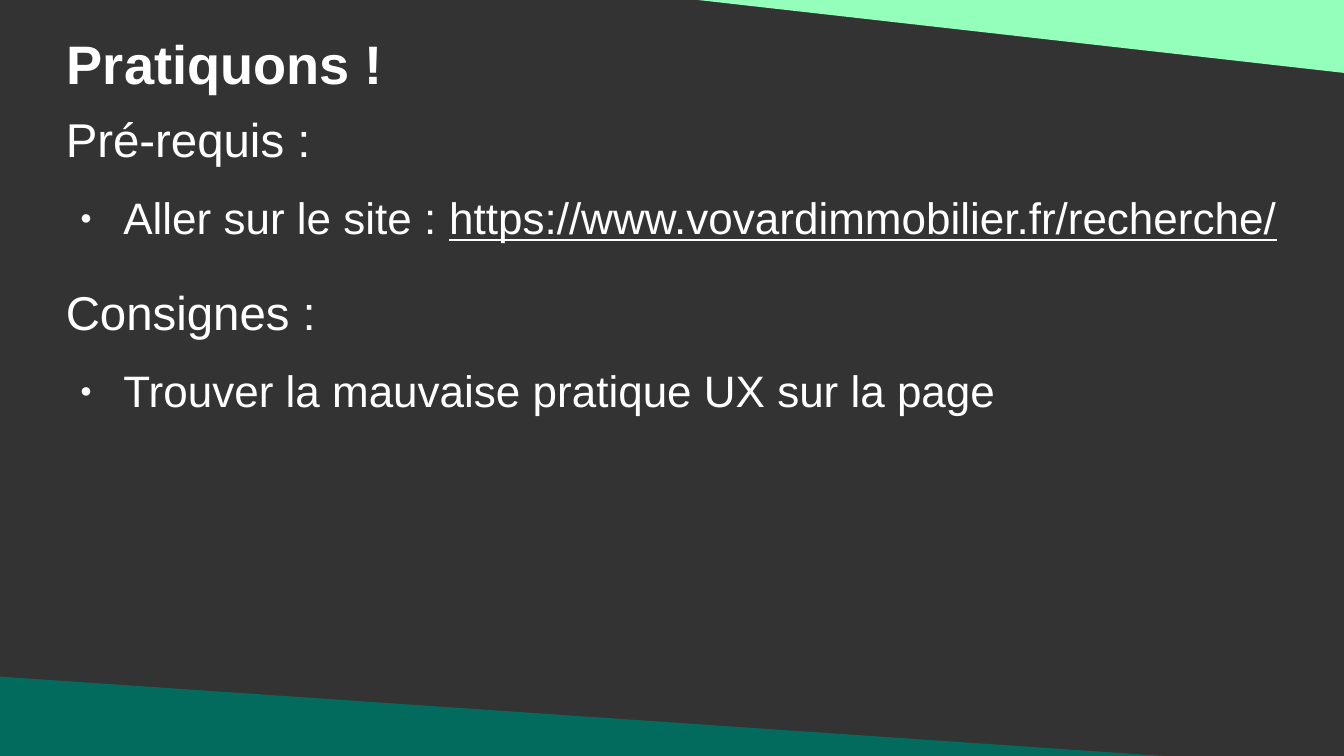
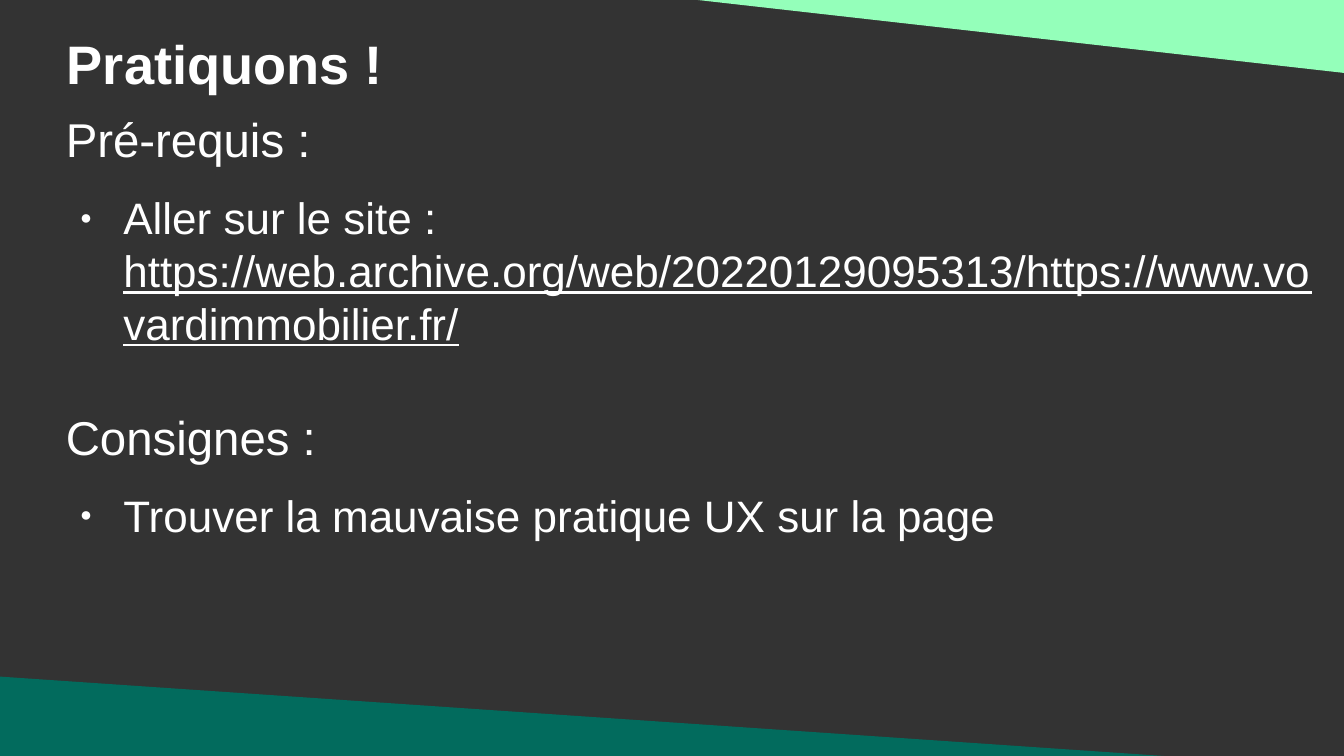
Before and after one commit to DanYellow/cours, a slide deck: slide 19 of ergonomie-et-accessibilite-s2/numero-1/presentation.odp (slide 18 before the commit). Drawn at 1344x756 pixels with LibreOffice and Linux fonts; fonts in the diff are those of the drawing. Boxes give left, top, right and bottom in pixels: in the first picture for what was removed or moved away, otherwise in the second. Text is boxed around its words. In the diff, an @@ line names an element or a change of style, - is before the commit and + after.

```diff
--- a/ergonomie-et-accessibilite-s2/numero-1/presentation.odp
+++ b/ergonomie-et-accessibilite-s2/numero-1/presentation.odp
@@ text at (123,202,1309,346): text changed @@
-● Aller sur le site : https://www.vovardimmobilier.fr/recherche/
+● Aller sur le site : https://web.archive.org/web/20220129095313/https://www.vovardimmobilier.fr/
@@ text "Consignes :": place and size @@
-text "Consignes :" at (66,295,995,416)
+text "Consignes :" at (66,420,995,541)
```
Also in this commit, not shown: 5 other slides changed, 1 slide added, 35 other files.
